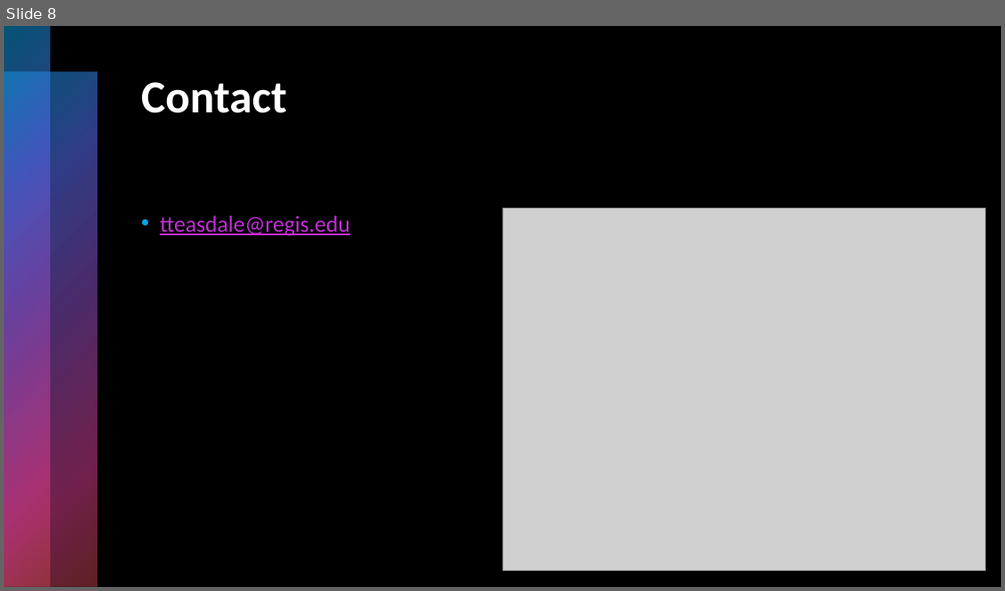
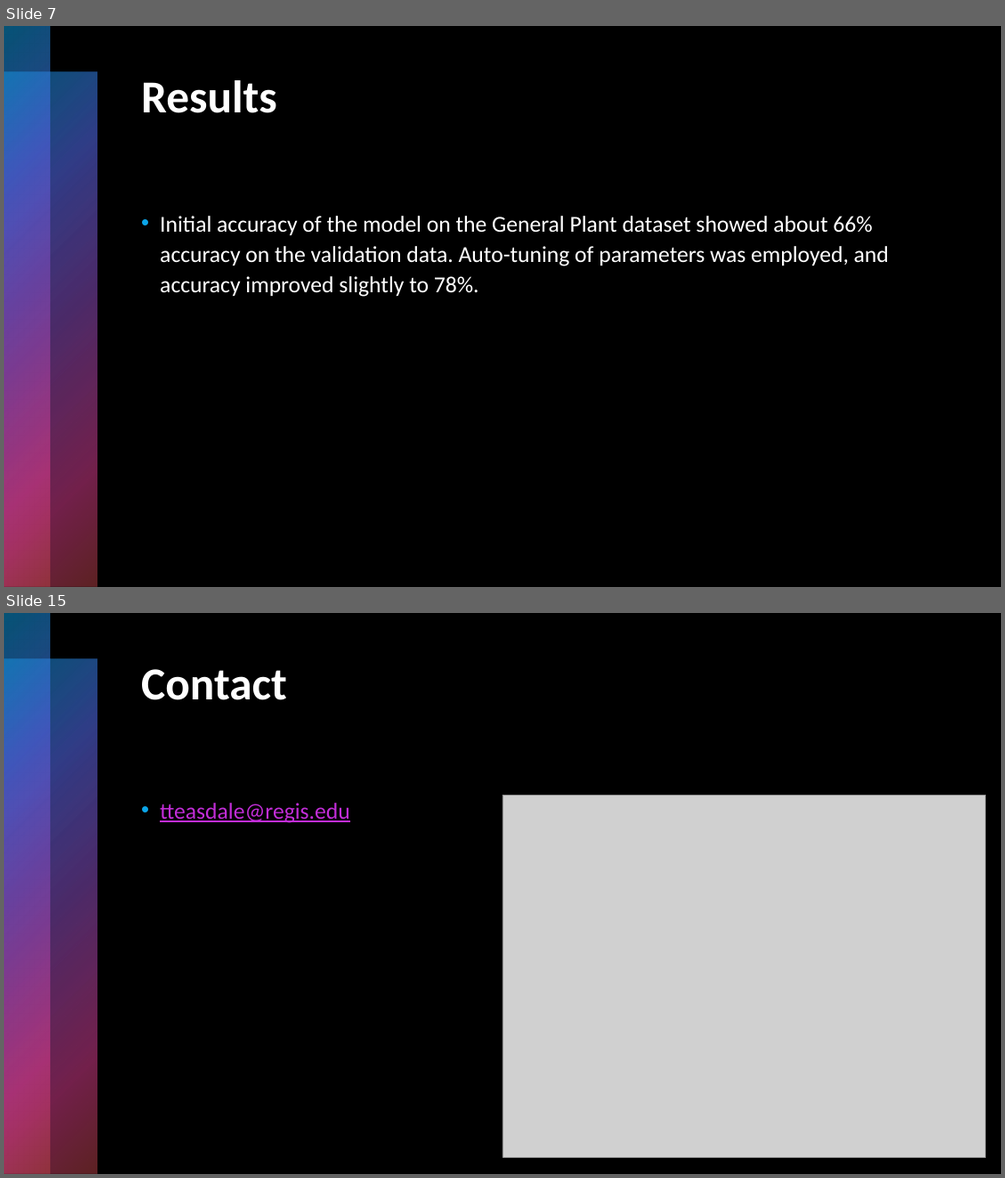
Before and after one commit to pythonpandas303/PlantDiseaseID, a slide deck: Presentations/Final_Project.pptx. Shown one above the other, each under a label of ours: slide 8 before the commit, slides 7 and 15 after it; the slides between them are not shown. The pictures are 1005x591 and 1005x1178 pixels, drawn with LibreOffice and Linux fonts; fonts in the diff are those of the drawing; grey boxes stand for pictures. Boxes give left, top, right and bottom in pixels: in the first picture for what was removed or moved away, otherwise in the second. Text is boxed around its words. In the diff, an @@ line names an element or a change of style, - is before the commit and + after.

```diff
--- a/Presentations/Final_Project.pptx
+++ b/Presentations/Final_Project.pptx
@@ slide 7 added at bbox=[4, 26, 1001, 587], background #000000; not listed: 2 template elements that a slide beside it also shows @@
@@ title added at bbox=[141, 80, 277, 113], 44 pt, text #FFFFFF, bold @@
+Results
@@ text added at bbox=[160, 216, 889, 297], 22 pt, text #FFFFFF @@
+• Initial accuracy of the model on the General Plant dataset showed about 66% accuracy on the validation data. Auto-tuning of parameters was employed, and accuracy improved slightly to 78%.
@@ what was slide 8 is now slide 15 @@
```
Also in this commit, not shown: 3 slides changed, 6 other slides added, 1 other file.
